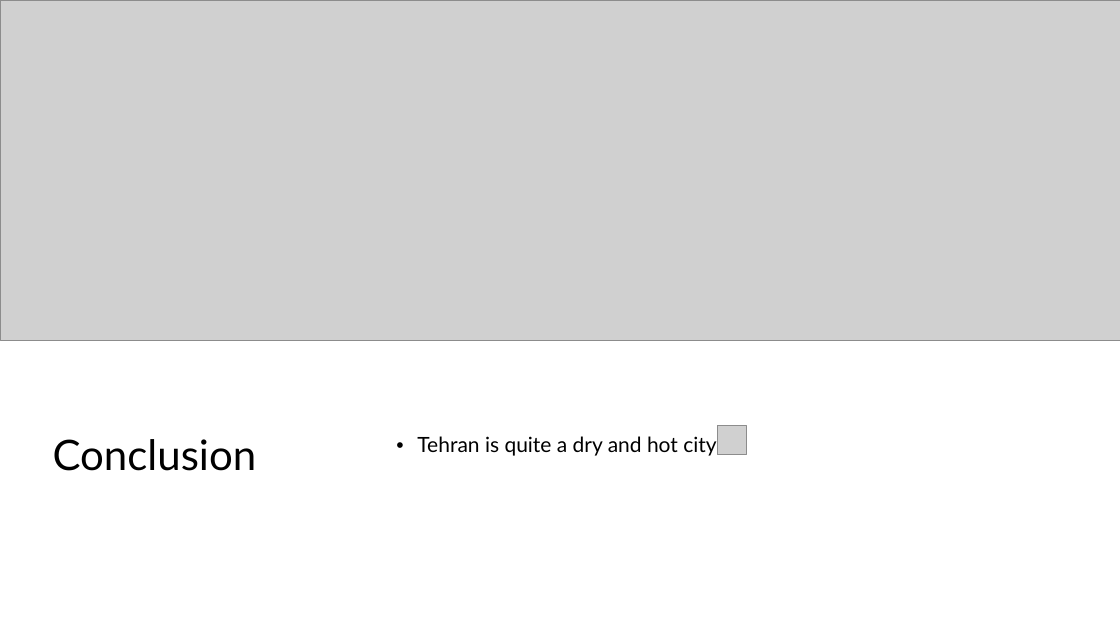
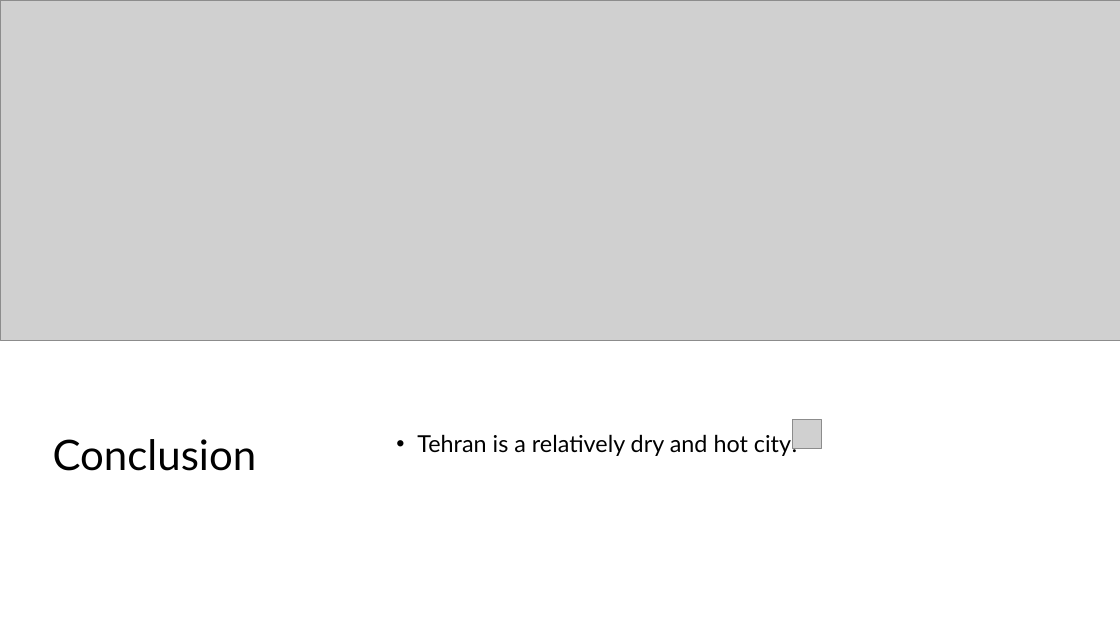
Before and after one commit to mhejazi1989/Final_Project_CMSC6950, a slide deck: slide 9 of Presentation_finalproject_MH_Nov2024.pptx. Drawn at 1120x630 pixels with LibreOffice and Linux fonts; fonts in the diff are those of the drawing; grey boxes stand for pictures. Boxes give left, top, right and bottom in pixels: in the first picture for what was removed or moved away, otherwise in the second. Text is boxed around its words. In the diff, an @@ line names an element or a change of style, - is before the commit and + after.

```diff
--- a/Presentation_finalproject_MH_Nov2024.pptx
+++ b/Presentation_finalproject_MH_Nov2024.pptx
@@ picture: place and size @@
-picture at (718,426,747,455)
+picture at (792,419,822,449)
@@ text at (417,431,798,456): text changed; size 18 to 20 pt @@
-• Tehran is quite a dry and hot city!
+• Tehran is a relatively dry and hot city!
```
Also in this commit, not shown: 4 other slides changed, 2 slides added, 2 slides removed, 21 other files.
